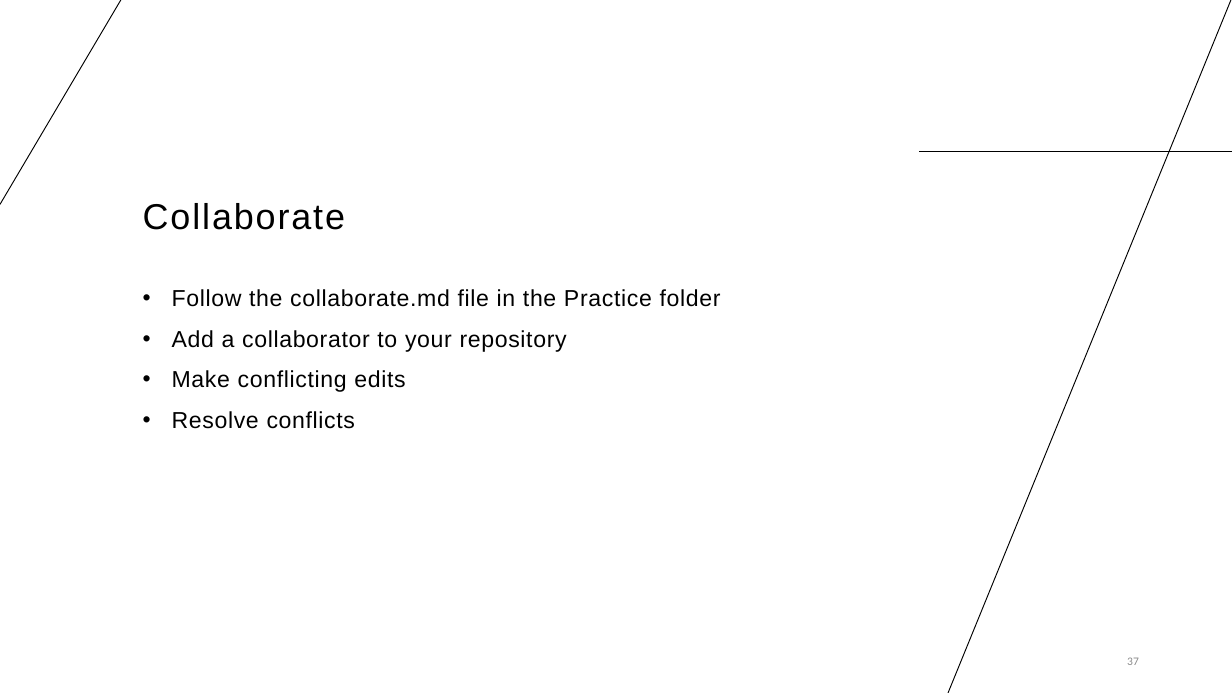
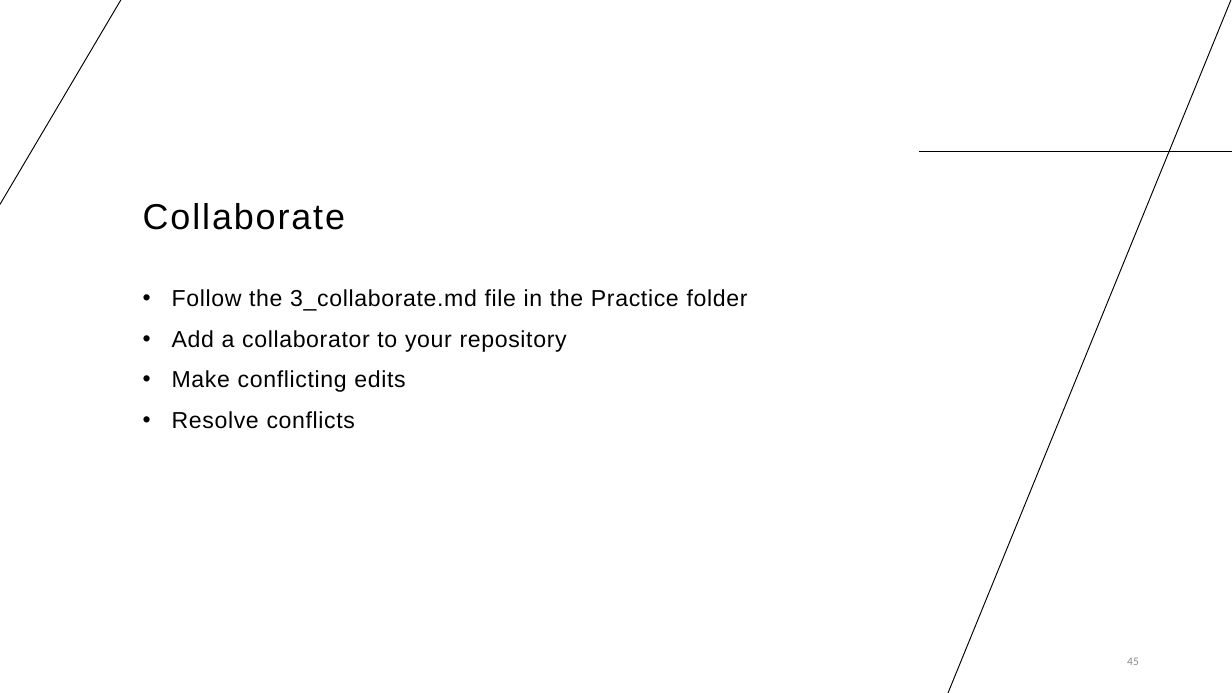
Before and after one commit to cassandra-hui/GitHub-Workshop, a slide deck: slide 45 of Day_1.pptx (slide 37 before the commit). Drawn at 1232x693 pixels with LibreOffice and Linux fonts; fonts in the diff are those of the drawing. Boxes give left, top, right and bottom in pixels: in the first picture for what was removed or moved away, otherwise in the second. Text is boxed around its words. In the diff, an @@ line names an element or a change of style, - is before the commit and + after.

```diff
--- a/Day_1.pptx
+++ b/Day_1.pptx
@@ text at (x1=172, y1=289, x2=748, y2=311): text changed @@
-• Follow the collaborate.md file in the Practice folder
+• Follow the 3_collaborate.md file in the Practice folder
@@ page number at (x1=1127, y1=657, x2=1139, y2=665): text changed @@
-37
+45
```
Also in this commit, not shown: 14 other slides changed, 10 slides added, 2 slides removed, 5 other files.
